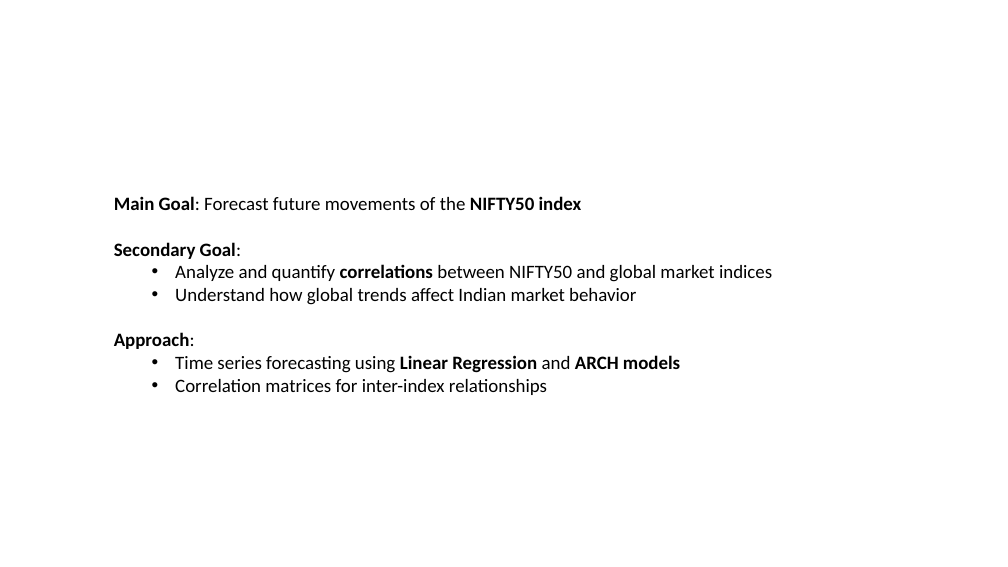
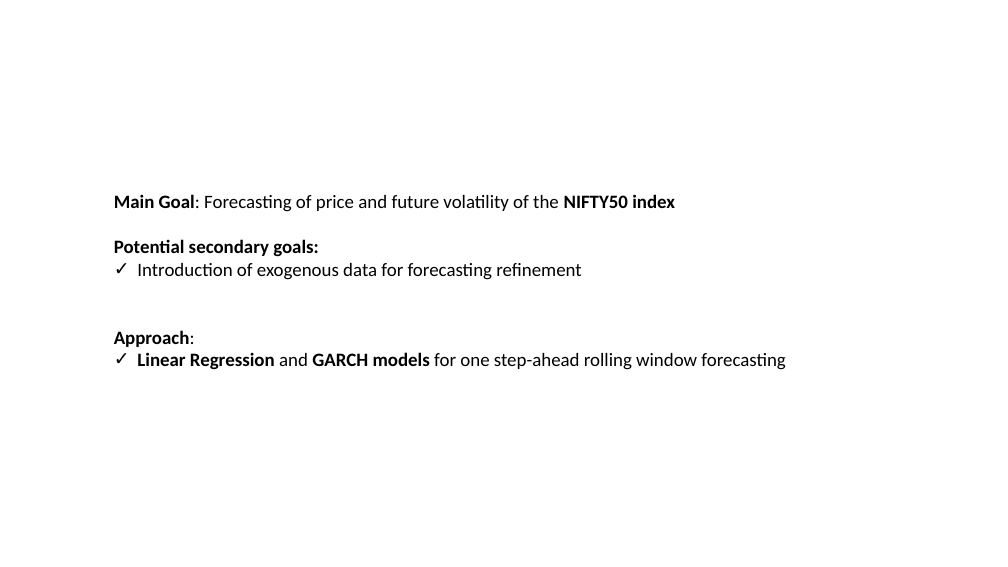
Before and after one commit to ClaudiooBarbieri/econometric-insurance, a slide deck: slide 3 of econometric/Template Tesi di Laurea Magistrale.pptx. Drawn at 1008x567 pixels with LibreOffice and Linux fonts; fonts in the diff are those of the drawing; background and template pictures are left out. Boxes give left, top, right and bottom in pixels: in the first picture for what was removed or moved away, otherwise in the second. Text is boxed around its words. In the diff, an @@ line names an element or a change of style, - is before the commit and + after.

```diff
--- a/econometric/Template Tesi di Laurea Magistrale.pptx
+++ b/econometric/Template Tesi di Laurea Magistrale.pptx
@@ text at [114,194,675,280]: text changed @@
-Main Goal: Forecast future movements of the NIFTY50 index
-Secondary Goal:
-  • Analyze and quantify correlations between NIFTY50 and global market indices
-  • Understand how global trends affect Indian market behavior
+Main Goal: Forecasting of price and future volatility of the NIFTY50 index
+Potential secondary goals:
+✓ Introduction of exogenous data for forecasting refinement
@@ text at [137,352,785,370]: text changed @@
-  • Time series forecasting using Linear Regression and ARCH models
-  • Correlation matrices for inter-index relationships
+✓ Linear Regression and GARCH models for one step-ahead rolling window forecasting
```
Also in this commit, not shown: 2 other slides changed, 1 slide added, 3 other files.
